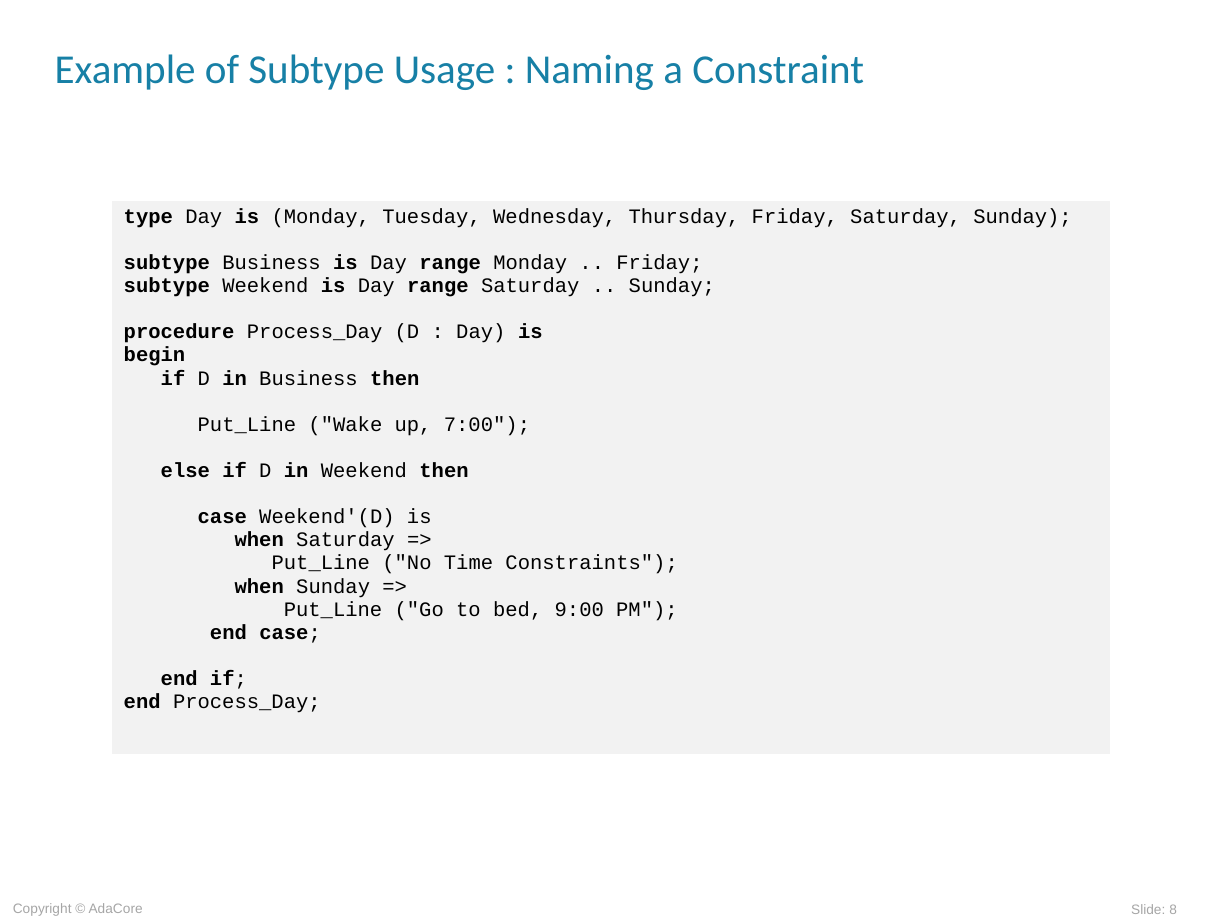
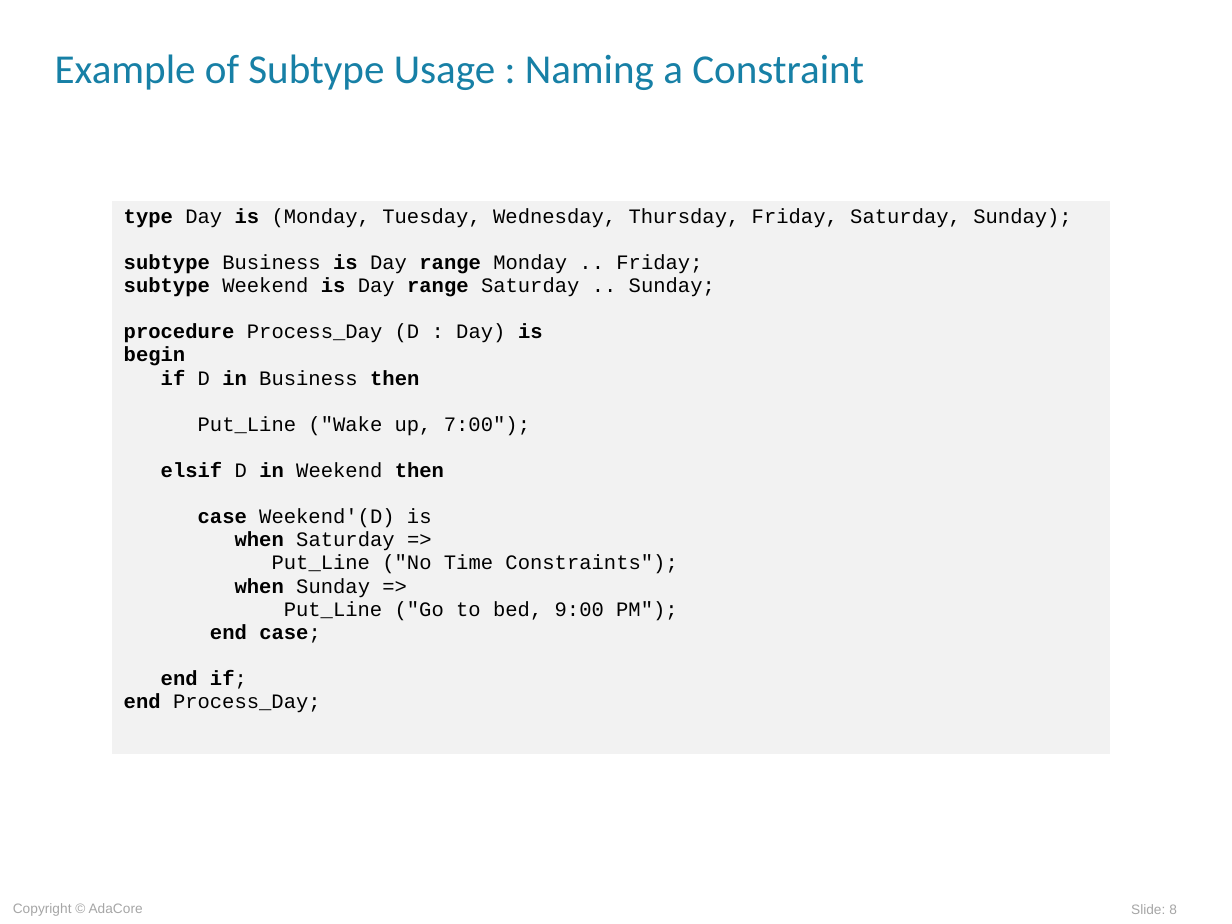
Before and after one commit to AdaCoreU/Courses, a slide deck: slide 8 of lectures/03_Programming_in_the_Large/02_Type_Safety/slides/Strong_Typing.ppt. Drawn at 1232x924 pixels with LibreOffice and Linux fonts; fonts in the diff are those of the drawing; background and template pictures are left out. Boxes give left, top, right and bottom in pixels: in the first picture for what was removed or moved away, otherwise in the second. Text is boxed around its words. In the diff, an @@ line names an element or a change of style, - is before the commit and + after.

```diff
--- a/lectures/03_Programming_in_the_Large/02_Type_Safety/slides/Strong_Typing.ppt
+++ b/lectures/03_Programming_in_the_Large/02_Type_Safety/slides/Strong_Typing.ppt
@@ table at (x1=111, y1=200, x2=1110, y2=754) @@
@@ row 1, column 1: "type Day is (Monday, Tuesday, Wednesday, Thursday, Friday, Saturday, Sunday); / subtype Business is Day range Monday .. Friday; / subtype Weekend is Day range Saturday .. Sunday; / procedure Process_Day (D : Day) is / begin / if D in Business then / Put_Line ("Wake up, 7:00"); / else if D in Weekend then / case Weekend'(D) is / when Saturday => / Put_Line ("No Time Constraints"); / when Sunday => / Put_Line ("Go to bed, 9:00 PM"); / end case; / end if; / end Process_Day;" to "type Day is (Monday, Tuesday, Wednesday, Thursday, Friday, Saturday, Sunday); / subtype Business is Day range Monday .. Friday; / subtype Weekend is Day range Saturday .. Sunday; / procedure Process_Day (D : Day) is / begin / if D in Business then / Put_Line ("Wake up, 7:00"); / elsif D in Weekend then / case Weekend'(D) is / when Saturday => / Put_Line ("No Time Constraints"); / when Sunday => / Put_Line ("Go to bed, 9:00 PM"); / end case; / end if; / end Process_Day;" @@
```
Also in this commit, not shown: 13 other slides changed, 7 other files.
